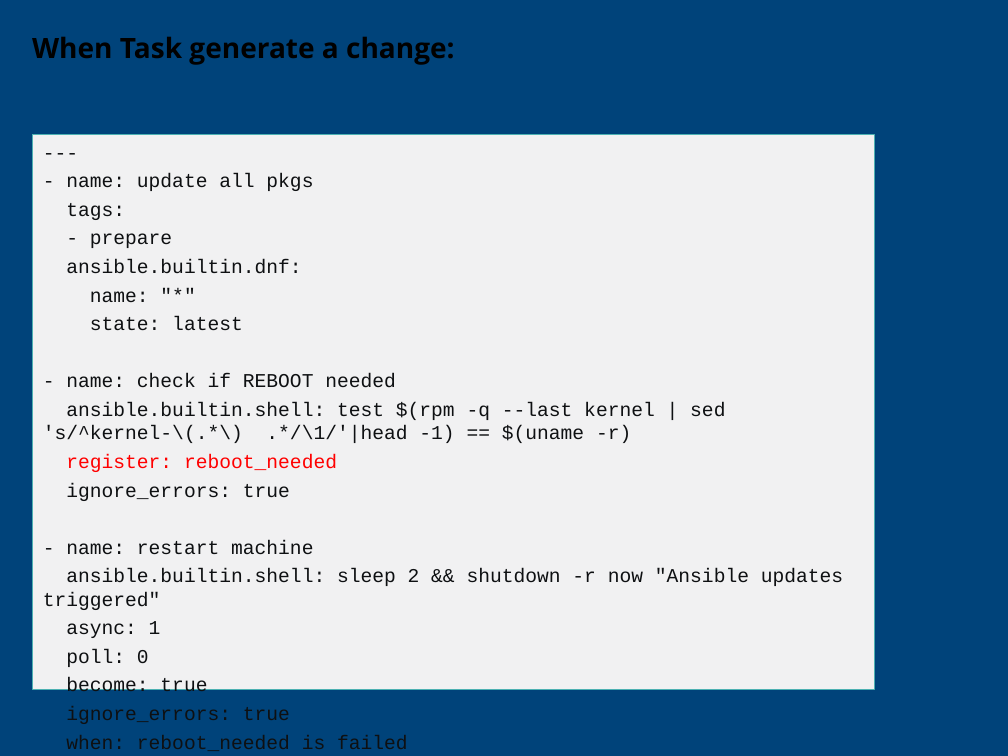
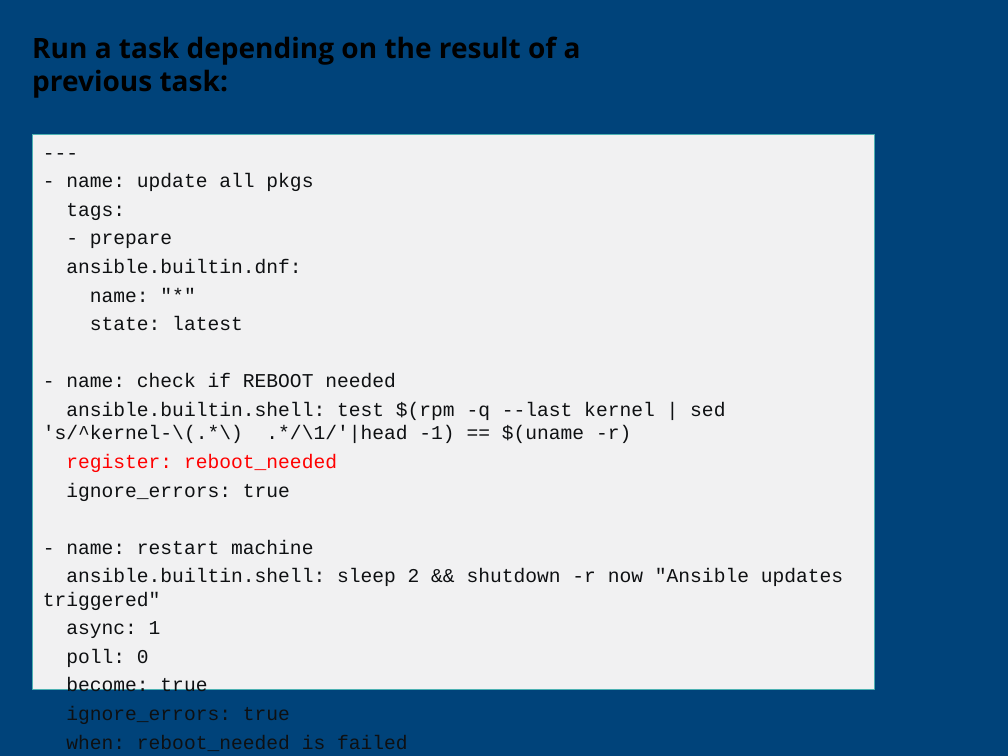
Before and after one commit to CCoupel/ansible-training, a slide deck: slide 94 of Ansible Training.pptx. Drawn at 1008x756 pixels with LibreOffice and Linux fonts; fonts in the diff are those of the drawing; background and template pictures are left out. Boxes give left, top, right and bottom in pixels: in the first picture for what was removed or moved away, otherwise in the second. Text is boxed around its words. In the diff, an @@ line names an element or a change of style, - is before the commit and + after.

```diff
--- a/Ansible Training.pptx
+++ b/Ansible Training.pptx
@@ text in free at box(32, 36, 581, 98): text changed @@
-When Task generate a change:
+Run a task depending on the result of a previous task:
```
Also in this commit, not shown: 21 other slides changed.
